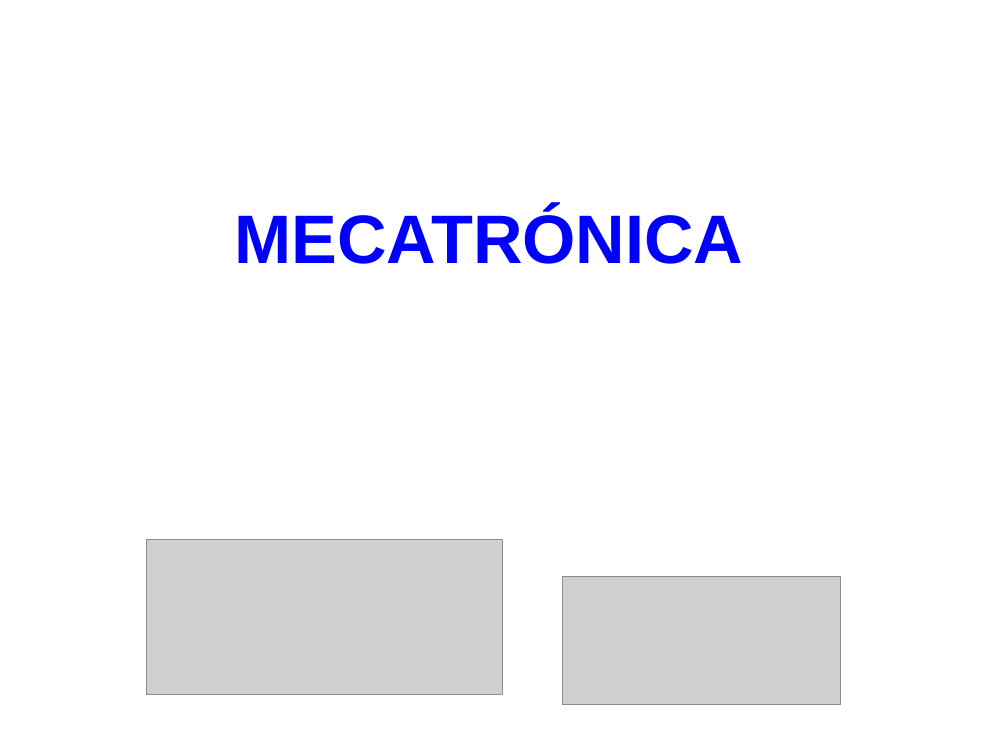
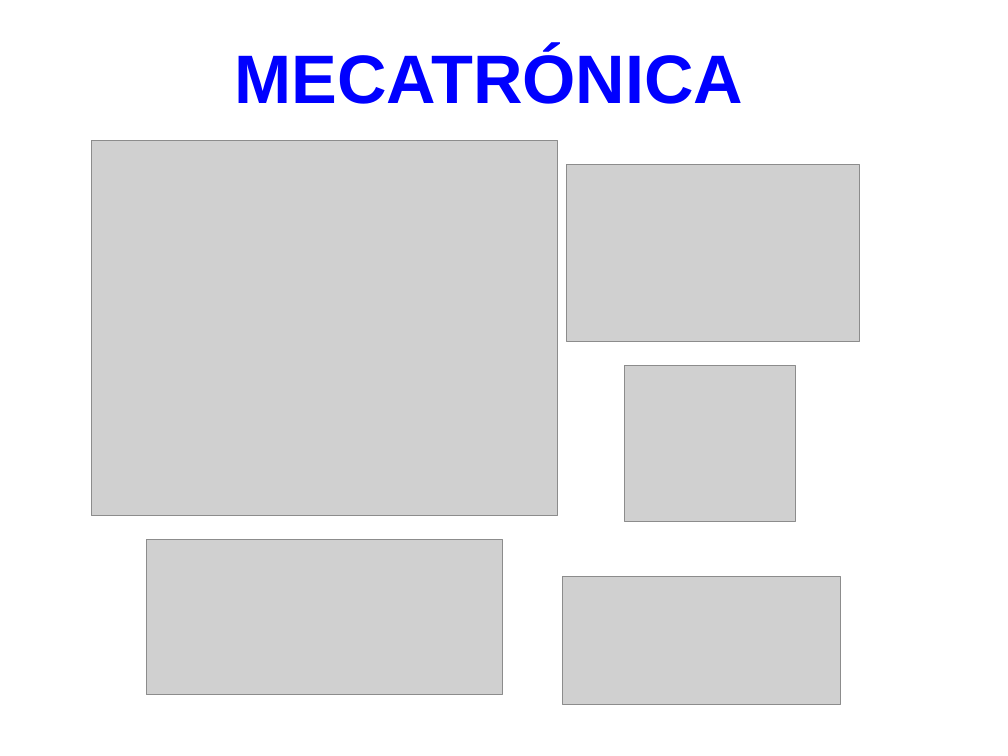
Before and after one commit to myTeachingURJC/Mecatronica, a slide deck: slide 1 of wiki/Portada/Portada.odp. Drawn at 1008x756 pixels with LibreOffice and Linux fonts; fonts in the diff are those of the drawing; grey boxes stand for pictures. Boxes give left, top, right and bottom in pixels: in the first picture for what was removed or moved away, otherwise in the second. Text is boxed around its words. In the diff, an @@ line names an element or a change of style, - is before the commit and + after.

```diff
--- a/wiki/Portada/Portada.odp
+++ b/wiki/Portada/Portada.odp
@@ title "MECATRÓNICA": place and size @@
-title "MECATRÓNICA" at [235,209,744,264]
+title "MECATRÓNICA" at [235,48,744,104]
@@ picture added at [91,141,558,517] @@
@@ picture added at [567,165,860,341] @@
@@ picture added at [625,366,796,521] @@
```
Also in this commit, not shown: 1 other file.
